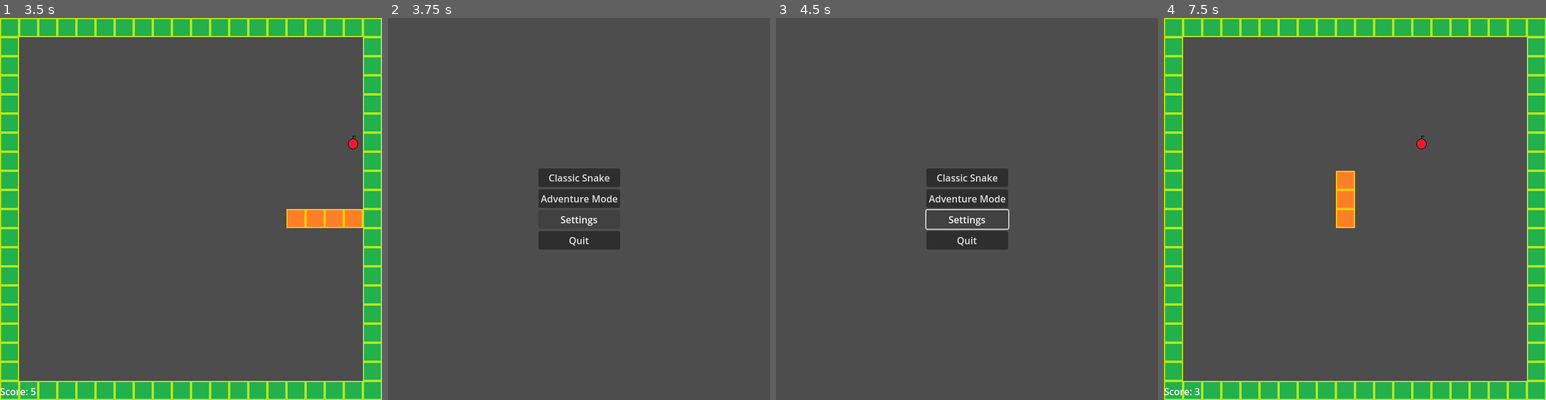
Above: before the commit, frames 1-4 (left to right).
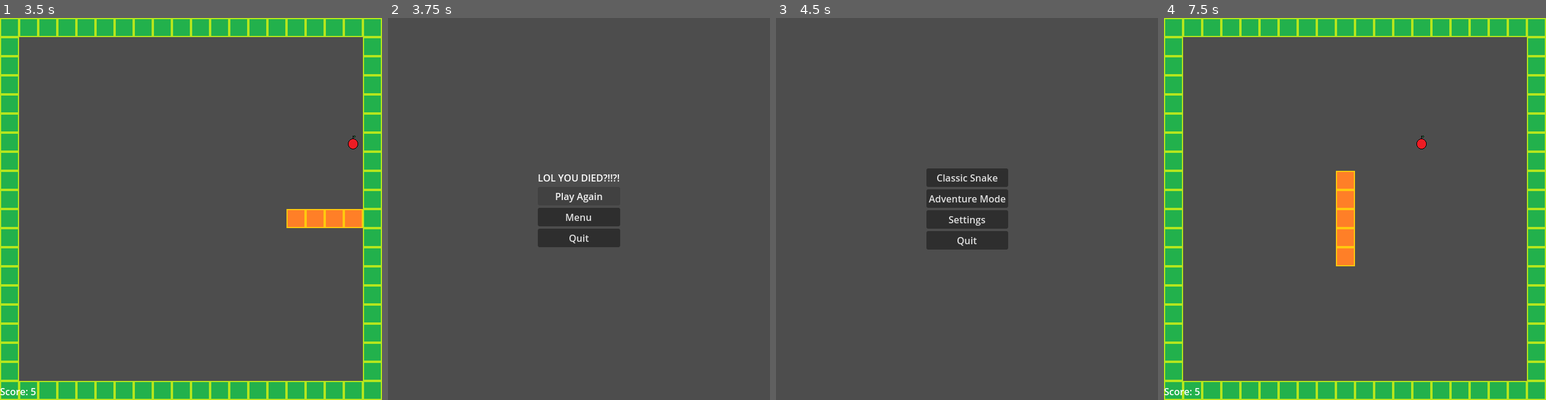
Above: after the commit, the same moments.

Repository: sethbabauta/snake-run
Game: Godot game, scene res://Scenes/menu.tscn
The game is run twice, just before and just after one commit, with the same random seed, the same clock (stepped at 60 frames per second) and the same inputs.
Inputs (mouse positions are in pixels of both pictures, inside the frame that each line leads up to):
- Up to frame 1 (3.5 s): click "Classic Snake" at 0.5 s; hold D (turn_right) 1.28-2.03 s; hold S (turn_down) 2.03-2.78 s; hold D (turn_right) from 2.78 s (still down)
- Up to frame 2 (3.75 s): release D (turn_right) at 3.53 s; hold W (turn_up) from 3.53 s (still down)
- Up to frame 3 (4.5 s): release W (turn_up) at 4.25 s; click (967, 216) at 4.25 s, where only the run after the commit has a clickable "Menu"
- Up to frame 4 (7.5 s): click "Classic Snake" at 5 s; hold A (turn_left) 5.78-7.25 s; click (1355, 197) at 7.25 s, where only the run after the commit has a clickable "Play Again"

Frame 1 is identical in both runs. In frame 2, 2.0% of the frame differs, in the area x 39-61%, y 39-61%; in frame 3, 0.2%; in frame 4, 0.5%.

Commit message:
add death screens

Diff:
--- a/Scenes/adventure.tscn
+++ b/Scenes/adventure.tscn
@@ -8,7 +8,7 @@
 [node name="Adventure" type="Node" node_paths=PackedStringArray("main_node")]
 script = ExtResource("1_h5vo3")
 main_node = NodePath("Main")
-menu_scene = "res://Scenes/menu.tscn"
+adventure_death_screen = "res://Scenes/adventure_death_screen.tscn"
 
 [node name="Main" type="Node" parent="." node_paths=PackedStringArray("query_area", "gamemode_node")]
 script = ExtResource("2_qgmaq")
--- /dev/null
+++ b/Scenes/adventure_death_screen.tscn
@@ -0,0 +1,49 @@
+[gd_scene load_steps=2 format=3 uid="uid://blk3nwgjh1k6k"]
+
+[ext_resource type="Script" path="res://adventure_death_screen.gd" id="1_p3dsk"]
+
+[node name="AdventureDeathScreen" type="Control"]
+layout_mode = 3
+anchors_preset = 15
+anchor_right = 1.0
+anchor_bottom = 1.0
+grow_horizontal = 2
+grow_vertical = 2
+script = ExtResource("1_p3dsk")
+adventure_scene = "res://Scenes/adventure.tscn"
+menu_scene = "res://Scenes/menu.tscn"
+
+[node name="VBoxContainer" type="VBoxContainer" parent="."]
+layout_mode = 1
+anchors_preset = 8
+anchor_left = 0.5
+anchor_top = 0.5
+anchor_right = 0.5
+anchor_bottom = 0.5
+offset_left = -69.0
+offset_top = -64.0
+offset_right = 69.0
+offset_bottom = 64.0
+grow_horizontal = 2
+grow_vertical = 2
+
+[node name="Label" type="Label" parent="VBoxContainer"]
+layout_mode = 2
+text = "LMFAOOOOOO"
+horizontal_alignment = 1
+
+[node name="PlayAgain" type="Button" parent="VBoxContainer"]
+layout_mode = 2
+text = "Play Again"
+
+[node name="Menu" type="Button" parent="VBoxContainer"]
+layout_mode = 2
+text = "Menu"
+
+[node name="Quit" type="Button" parent="VBoxContainer"]
+layout_mode = 2
+text = "Quit"
+
+[connection signal="pressed" from="VBoxContainer/PlayAgain" to="." method="_on_play_again_pressed"]
+[connection signal="pressed" from="VBoxContainer/Menu" to="." method="_on_menu_pressed"]
+[connection signal="pressed" from="VBoxContainer/Quit" to="." method="_on_quit_pressed"]
--- a/Scenes/classic.tscn
+++ b/Scenes/classic.tscn
@@ -8,7 +8,7 @@
 [node name="Classic" type="Node" node_paths=PackedStringArray("main_node")]
 script = ExtResource("1_rch0c")
 main_node = NodePath("Main")
-menu_scene = "res://Scenes/menu.tscn"
+classic_death_screen = "res://Scenes/classic_death_screen.tscn"
 
 [node name="Main" type="Node" parent="." node_paths=PackedStringArray("query_area", "gamemode_node")]
 script = ExtResource("1_uov1u")
--- /dev/null
+++ b/Scenes/classic_death_screen.tscn
@@ -0,0 +1,52 @@
+[gd_scene load_steps=2 format=3 uid="uid://bbgwhsfyw5xdo"]
+
+[ext_resource type="Script" path="res://Scenes/death_screen.gd" id="1_uvahm"]
+
+[node name="ClassicDeathScreen" type="Control"]
+layout_mode = 3
+anchors_preset = 8
+anchor_left = 0.5
+anchor_top = 0.5
+anchor_right = 0.5
+anchor_bottom = 0.5
+grow_horizontal = 2
+grow_vertical = 2
+size_flags_horizontal = 4
+size_flags_vertical = 4
+script = ExtResource("1_uvahm")
+classic_scene = "res://Scenes/classic.tscn"
+menu_scene = "res://Scenes/menu.tscn"
+
+[node name="VBoxContainer" type="VBoxContainer" parent="."]
+layout_mode = 1
+anchors_preset = 8
+anchor_left = 0.5
+anchor_top = 0.5
+anchor_right = 0.5
+anchor_bottom = 0.5
+offset_left = -69.0
+offset_top = -64.0
+offset_right = 69.0
+offset_bottom = 64.0
+grow_horizontal = 2
+grow_vertical = 2
+
+[node name="Label" type="Label" parent="VBoxContainer"]
+layout_mode = 2
+text = "LOL YOU DIED?!!?!"
+
+[node name="PlayAgain" type="Button" parent="VBoxContainer"]
+layout_mode = 2
+text = "Play Again"
+
+[node name="Menu" type="Button" parent="VBoxContainer"]
+layout_mode = 2
+text = "Menu"
+
+[node name="Quit" type="Button" parent="VBoxContainer"]
+layout_mode = 2
+text = "Quit"
+
+[connection signal="pressed" from="VBoxContainer/PlayAgain" to="." method="_on_play_again_pressed"]
+[connection signal="pressed" from="VBoxContainer/Menu" to="." method="_on_menu_pressed"]
+[connection signal="pressed" from="VBoxContainer/Quit" to="." method="_on_quit_pressed"]
--- /dev/null
+++ b/Scenes/death_screen.gd
@@ -0,0 +1,16 @@
+class_name ClassicDeathScreen extends Control
+
+@export_file("*.tscn") var classic_scene
+@export_file("*.tscn") var menu_scene
+
+
+func _on_play_again_pressed() -> void:
+	get_tree().change_scene_to_file(classic_scene)
+
+
+func _on_menu_pressed() -> void:
+	get_tree().change_scene_to_file(menu_scene)
+
+
+func _on_quit_pressed() -> void:
+	get_tree().quit()
--- a/Scenes/menu.tscn
+++ b/Scenes/menu.tscn
@@ -27,11 +27,11 @@
 grow_horizontal = 2
 grow_vertical = 2
 
-[node name="Start Classic" type="Button" parent="VBoxContainer"]
+[node name="StartClassic" type="Button" parent="VBoxContainer"]
 layout_mode = 2
 text = "Classic Snake"
 
-[node name="Start Adventure" type="Button" parent="VBoxContainer"]
+[node name="StartAdventure" type="Button" parent="VBoxContainer"]
 layout_mode = 2
 text = "Adventure Mode"
 
@@ -43,6 +43,6 @@
 layout_mode = 2
 text = "Quit"
 
-[connection signal="pressed" from="VBoxContainer/Start Classic" to="." method="_on_start_classic_pressed"]
-[connection signal="pressed" from="VBoxContainer/Start Adventure" to="." method="_on_start_adventure_pressed"]
+[connection signal="pressed" from="VBoxContainer/StartClassic" to="." method="_on_start_classic_pressed"]
+[connection signal="pressed" from="VBoxContainer/StartAdventure" to="." method="_on_start_adventure_pressed"]
 [connection signal="pressed" from="VBoxContainer/Quit" to="." method="_on_quit_pressed"]
--- a/Scripts/adventure.gd
+++ b/Scripts/adventure.gd
@@ -1,7 +1,7 @@
 class_name Adventure extends Node
 
 @export var main_node: Main
-@export_file("*.tscn") var menu_scene
+@export_file("*.tscn") var adventure_death_screen
 
 const START_LENGTH = 3
 
@@ -15,4 +15,4 @@
 
 
 func end_game() -> void:
-	get_tree().change_scene_to_file(menu_scene)
+	get_tree().change_scene_to_file(adventure_death_screen)
--- a/Scripts/classic.gd
+++ b/Scripts/classic.gd
@@ -1,7 +1,7 @@
 class_name Classic extends Node
 
 @export var main_node: Main
-@export_file("*.tscn") var menu_scene
+@export_file("*.tscn") var classic_death_screen
 
 const START_LENGTH = 5
 
@@ -15,4 +15,4 @@
 
 
 func end_game() -> void:
-	get_tree().change_scene_to_file(menu_scene)
+	get_tree().change_scene_to_file(classic_death_screen)
--- /dev/null
+++ b/adventure_death_screen.gd
@@ -0,0 +1,16 @@
+class_name AdventureDeathScreen extends Control
+
+@export_file("*.tscn") var adventure_scene
+@export_file("*.tscn") var menu_scene
+
+
+func _on_play_again_pressed() -> void:
+	get_tree().change_scene_to_file(adventure_scene)
+
+
+func _on_menu_pressed() -> void:
+	get_tree().change_scene_to_file(menu_scene)
+
+
+func _on_quit_pressed() -> void:
+	get_tree().quit()
